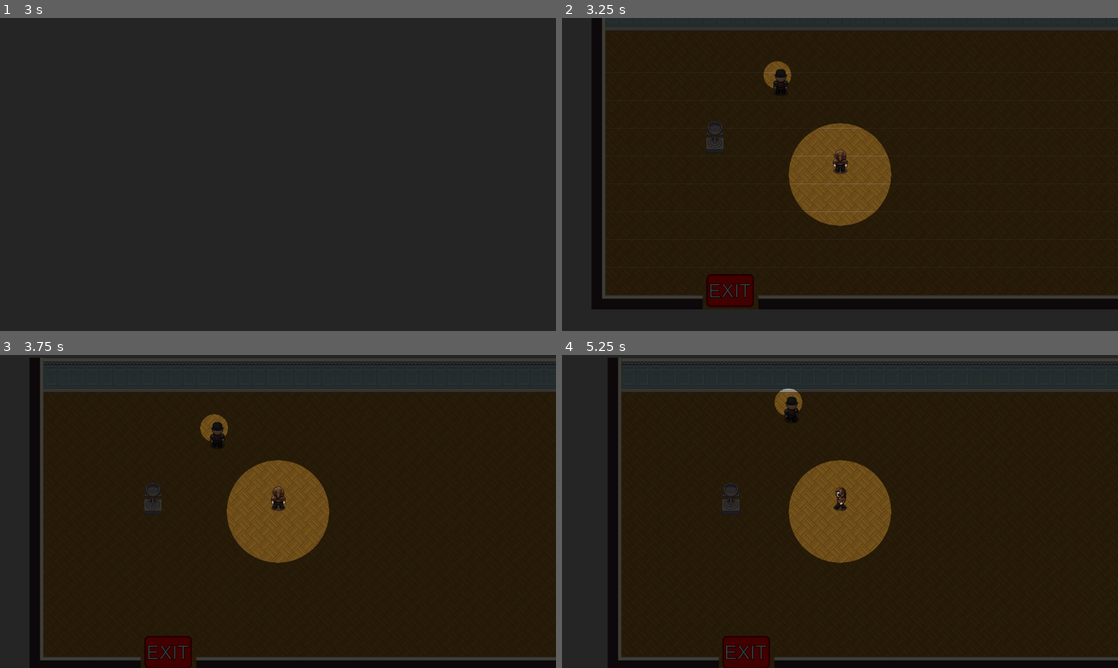
Above: before the commit, frames 1-4 (two rows, left to right).
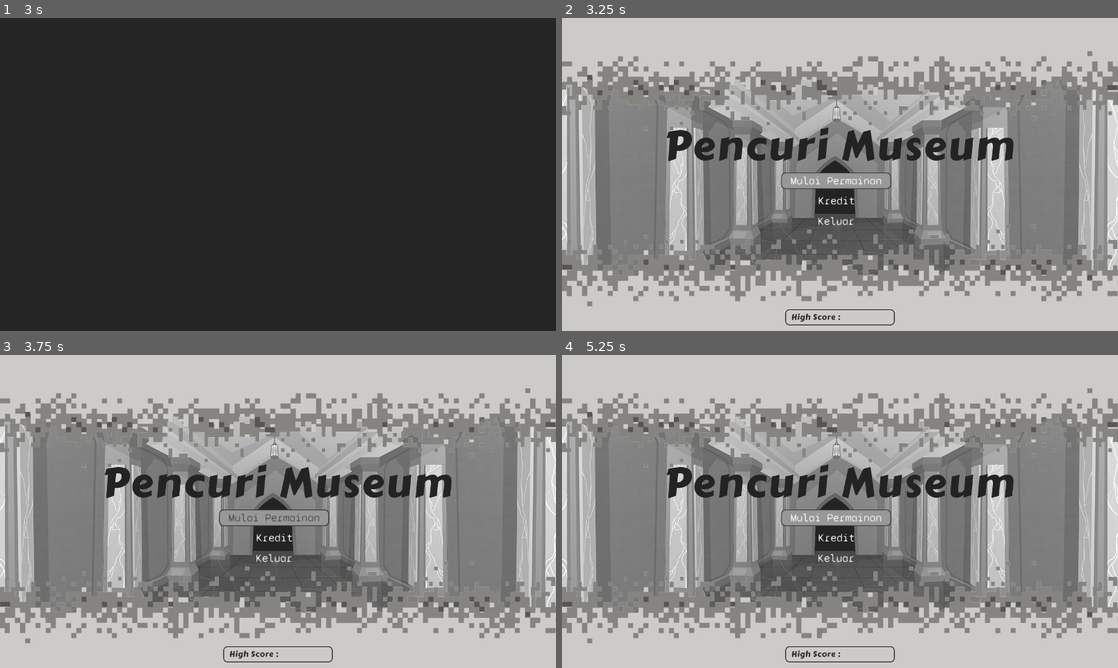
Above: after the commit, the same moments.

Repository: Langrisser001/Maling_GameJam
Game: Godot game, scene res://scenes/Splash_.tscn
Same seed, same stepped clock (60 frames per second), same inputs: the game is played once before the commit and once after it. The engine's default icon, where the game draws it, is replaced by a stand-in: a white triangle on a blue panel in a dark square.
Inputs (mouse positions are in pixels of both pictures, inside the frame that each line leads up to):
- Up to frame 1 (3 s): tap Enter (ui_accept) at 0.5, 0.77, 1.25, 1.52, 2 s; move the mouse to (400, 158) at 0.52 s; hold Right (ui_right) 0.53-1.28 s; click (400, 158) at 0.67 s; move the mouse to (166, 190) at 1.27 s; hold Down (ui_down) 1.28-2.03 s; move the mouse to (333, 105) at 2.02 s; hold Right (ui_right) 2.03-2.78 s; move the mouse to (250, 237) at 2.77 s; hold Up (ui_up) from 2.78 s (still down); click (250, 237) at 2.92 s
- Up to frame 2 (3.25 s): keep holding Up (ui_up); tap Enter (ui_accept) at 3.02 s
- Up to frame 3 (3.75 s): release Up (ui_up) at 3.5 s; click (272, 517) at 3.5 s, where only the run after the commit has a clickable "Mulai Permainan"
- Up to frame 4 (5.25 s): click (834, 517) at 4.25 s, where only the run after the commit has a clickable "Mulai Permainan"; move the mouse to (1006, 558) at 5.02 s; hold Left (ui_left) from 5.03 s (still down)

Frame 1 is identical in both runs. In frame 2, 100% of the frame differs, in the area x 0-100%, y 0-100%; in frame 3, 100%; in frame 4, 100%.

Commit message:
pull armand

Diff:
--- a/scenes/Main.gd
+++ b/scenes/Main.gd
@@ -16,17 +16,17 @@
 		var puzzle_res= preload("res://scenes/puzzles/Puzzle#1.tscn")
 		puzzle_node= puzzle_res.instance()
 		puzzle_node.connect("puzzle_done", self, "_puzzle_done")
-		$NodePuzzle.add_child(puzzle_node)
+		$Control/NodePuzzle.add_child(puzzle_node)
 		pass
 	pass
 
 func _puzzle_done():
-	$NodePuzzle.remove_child(puzzle_node)
+	$Control/NodePuzzle.remove_child(puzzle_node)
 	pass
 
 func _player_item_exit():
 	print("PLAYER ITEM EXIT")
-	$NodePuzzle.remove_child(puzzle_node)
+	$Control/NodePuzzle.remove_child(puzzle_node)
 	pass
 
 func _process(delta):
--- a/scenes/Main.tscn
+++ b/scenes/Main.tscn
@@ -11,8 +11,223 @@
 [ext_resource path="res://Font/Button_font.tres" type="DynamicFont" id=10]
 [ext_resource path="res://textures/exit.png" type="Texture" id=11]
 
-[sub_resource type="RectangleShape2D" id=1]
+[sub_resource type="NavigationPolygon" id=1]
+vertices = PoolVector2Array( 0, 0, 32, 0, 32, 32, 0, 32 )
+polygons = [ PoolIntArray( 0, 1, 2, 3 ) ]
+
+[sub_resource type="ConvexPolygonShape2D" id=2]
+points = PoolVector2Array( 0, 0, 32, 0, 32, 32, 0, 32 )
+
+[sub_resource type="ConvexPolygonShape2D" id=3]
+points = PoolVector2Array( 0, 0, 32, 0, 32, 32, 0, 32 )
+
+[sub_resource type="ConvexPolygonShape2D" id=4]
+points = PoolVector2Array( 0, 0, 32, 0, 32, 32, 0, 32 )
+
+[sub_resource type="ConvexPolygonShape2D" id=5]
+points = PoolVector2Array( 0, 0, 32, 0, 32, 32, 0, 32 )
+
+[sub_resource type="ConvexPolygonShape2D" id=6]
+points = PoolVector2Array( 0, 0, 32, 0, 32, 32, 0, 32 )
+
+[sub_resource type="ConvexPolygonShape2D" id=7]
+points = PoolVector2Array( 0, 0, 32, 0, 32, 32, 0, 32 )
+
+[sub_resource type="ConvexPolygonShape2D" id=8]
+points = PoolVector2Array( 0, 0, 32, 0, 32, 32, 0, 32 )
+
+[sub_resource type="ConvexPolygonShape2D" id=9]
+points = PoolVector2Array( 0, 0, 32, 0, 32, 32, 0, 32 )
+
+[sub_resource type="TileSet" id=10]
+0/name = "interior.png 0"
+0/texture = ExtResource( 7 )
+0/tex_offset = Vector2( 0, 0 )
+0/modulate = Color( 1, 1, 1, 1 )
+0/region = Rect2( 0, 128, 32, 32 )
+0/tile_mode = 0
+0/occluder_offset = Vector2( 0, 0 )
+0/navigation_offset = Vector2( 0, 0 )
+0/navigation = SubResource( 1 )
+0/shape_offset = Vector2( 0, 0 )
+0/shape_transform = Transform2D( 1, 0, 0, 1, 0, 0 )
+0/shape_one_way = false
+0/shape_one_way_margin = 0.0
+0/shapes = [  ]
+0/z_index = 0
+1/name = "interior.png 1"
+1/texture = ExtResource( 7 )
+1/tex_offset = Vector2( 0, 0 )
+1/modulate = Color( 1, 1, 1, 1 )
+1/region = Rect2( 96, 0, 32, 32 )
+1/tile_mode = 0
+1/occluder_offset = Vector2( 0, 0 )
+1/navigation_offset = Vector2( 0, 0 )
+1/shape_offset = Vector2( 0, 0 )
+1/shape_transform = Transform2D( 1, 0, 0, 1, 0, 0 )
+1/shape = SubResource( 2 )
+1/shape_one_way = false
+1/shape_one_way_margin = 1.0
+1/shapes = [ {
+"autotile_coord": Vector2( 0, 0 ),
+"one_way": false,
+"one_way_margin": 1.0,
+"shape": SubResource( 2 ),
+"shape_transform": Transform2D( 1, 0, 0, 1, 0, 0 )
+} ]
+1/z_index = 0
+2/name = "interior.png 2"
+2/texture = ExtResource( 7 )
+2/tex_offset = Vector2( 0, 0 )
+2/modulate = Color( 1, 1, 1, 1 )
+2/region = Rect2( 96, 64, 32, 32 )
+2/tile_mode = 0
+2/occluder_offset = Vector2( 0, 0 )
+2/navigation_offset = Vector2( 0, 0 )
+2/shape_offset = Vector2( 0, 0 )
+2/shape_transform = Transform2D( 1, 0, 0, 1, 0, 0 )
+2/shape = SubResource( 3 )
+2/shape_one_way = false
+2/shape_one_way_margin = 1.0
+2/shapes = [ {
+"autotile_coord": Vector2( 0, 0 ),
+"one_way": false,
+"one_way_margin": 1.0,
+"shape": SubResource( 3 ),
+"shape_transform": Transform2D( 1, 0, 0, 1, 0, 0 )
+} ]
+2/z_index = 0
+3/name = "interior.png 3"
+3/texture = ExtResource( 7 )
+3/tex_offset = Vector2( 0, 0 )
+3/modulate = Color( 1, 1, 1, 1 )
+3/region = Rect2( 64, 0, 32, 32 )
+3/tile_mode = 0
+3/occluder_offset = Vector2( 0, 0 )
+3/navigation_offset = Vector2( 0, 0 )
+3/shape_offset = Vector2( 0, 0 )
+3/shape_transform = Transform2D( 1, 0, 0, 1, 0, 0 )
+3/shape = SubResource( 4 )
+3/shape_one_way = false
+3/shape_one_way_margin = 1.0
+3/shapes = [ {
+"autotile_coord": Vector2( 0, 0 ),
+"one_way": false,
+"one_way_margin": 1.0,
+"shape": SubResource( 4 ),
+"shape_transform": Transform2D( 1, 0, 0, 1, 0, 0 )
+} ]
+3/z_index = 0
+4/name = "interior.png 4"
+4/texture = ExtResource( 7 )
+4/tex_offset = Vector2( 0, 0 )
+4/modulate = Color( 1, 1, 1, 1 )
+4/region = Rect2( 128, 0, 32, 32 )
+4/tile_mode = 0
+4/occluder_offset = Vector2( 0, 0 )
+4/navigation_offset = Vector2( 0, 0 )
+4/shape_offset = Vector2( 0, 0 )
+4/shape_transform = Transform2D( 1, 0, 0, 1, 0, 0 )
+4/shape = SubResource( 5 )
+4/shape_one_way = false
+4/shape_one_way_margin = 1.0
+4/shapes = [ {
+"autotile_coord": Vector2( 0, 0 ),
+"one_way": false,
+"one_way_margin": 1.0,
+"shape": SubResource( 5 ),
+"shape_transform": Transform2D( 1, 0, 0, 1, 0, 0 )
+} ]
+4/z_index = 0
+5/name = "interior.png 5"
+5/texture = ExtResource( 7 )
+5/tex_offset = Vector2( 0, 0 )
+5/modulate = Color( 1, 1, 1, 1 )
+5/region = Rect2( 128, 64, 32, 32 )
+5/tile_mode = 0
+5/occluder_offset = Vector2( 0, 0 )
+5/navigation_offset = Vector2( 0, 0 )
+5/shape_offset = Vector2( 0, 0 )
+5/shape_transform = Transform2D( 1, 0, 0, 1, 0, 0 )
+5/shape = SubResource( 6 )
+5/shape_one_way = false
+5/shape_one_way_margin = 1.0
+5/shapes = [ {
+"autotile_coord": Vector2( 0, 0 ),
+"one_way": false,
+"one_way_margin": 1.0,
+"shape": SubResource( 6 ),
+"shape_transform": Transform2D( 1, 0, 0, 1, 0, 0 )
+} ]
+5/z_index = 0
+6/name = "interior.png 6"
+6/texture = ExtResource( 7 )
+6/tex_offset = Vector2( 0, 0 )
+6/modulate = Color( 1, 1, 1, 1 )
+6/region = Rect2( 64, 64, 32, 32 )
+6/tile_mode = 0
+6/occluder_offset = Vector2( 0, 0 )
+6/navigation_offset = Vector2( 0, 0 )
+6/shape_offset = Vector2( 0, 0 )
+6/shape_transform = Transform2D( 1, 0, 0, 1, 0, 0 )
+6/shape = SubResource( 7 )
+6/shape_one_way = false
+6/shape_one_way_margin = 1.0
+6/shapes = [ {
+"autotile_coord": Vector2( 0, 0 ),
+"one_way": false,
+"one_way_margin": 1.0,
+"shape": SubResource( 7 ),
+"shape_transform": Transform2D( 1, 0, 0, 1, 0, 0 )
+} ]
+6/z_index = 0
+7/name = "interior.png 7"
+7/texture = ExtResource( 7 )
+7/tex_offset = Vector2( 0, 0 )
+7/modulate = Color( 1, 1, 1, 1 )
+7/region = Rect2( 64, 32, 32, 32 )
+7/tile_mode = 0
+7/occluder_offset = Vector2( 0, 0 )
+7/navigation_offset = Vector2( 0, 0 )
+7/shape_offset = Vector2( 0, 0 )
+7/shape_transform = Transform2D( 1, 0, 0, 1, 0, 0 )
+7/shape = SubResource( 8 )
+7/shape_one_way = false
+7/shape_one_way_margin = 1.0
+7/shapes = [ {
+"autotile_coord": Vector2( 0, 0 ),
+"one_way": false,
+"one_way_margin": 1.0,
+"shape": SubResource( 8 ),
+"shape_transform": Transform2D( 1, 0, 0, 1, 0, 0 )
+} ]
+7/z_index = 0
+8/name = "interior.png 8"
+8/texture = ExtResource( 7 )
+8/tex_offset = Vector2( 0, 0 )
+8/modulate = Color( 1, 1, 1, 1 )
+8/region = Rect2( 128, 32, 32, 32 )
+8/tile_mode = 0
+8/occluder_offset = Vector2( 0, 0 )
+8/navigation_offset = Vector2( 0, 0 )
+8/shape_offset = Vector2( 0, 0 )
+8/shape_transform = Transform2D( 1, 0, 0, 1, 0, 0 )
+8/shape = SubResource( 9 )
+8/shape_one_way = false
+8/shape_one_way_margin = 1.0
+8/shapes = [ {
+"autotile_coord": Vector2( 0, 0 ),
+"one_way": false,
+"one_way_margin": 1.0,
+"shape": SubResource( 9 ),
+"shape_transform": Transform2D( 1, 0, 0, 1, 0, 0 )
+} ]
+8/z_index = 0
+
+[sub_resource type="RectangleShape2D" id=11]
 extents = Vector2( 56.7472, 38.9731 )
+
+[sub_resource type="StyleBoxEmpty" id=12]
 
 [node name="Main" type="Node2D"]
 script = ExtResource( 8 )
@@ -30,8 +245,7 @@
 [node name="Area2D_Exit" type="Area2D" parent="TileMap/Exit"]
 
 [node name="CollisionShape2D" type="CollisionShape2D" parent="TileMap/Exit/Area2D_Exit"]
-position = Vector2( -1.18918, 0 )
-shape = SubResource( 1 )
+shape = SubResource( 11 )
 
 [node name="Item" parent="TileMap" instance=ExtResource( 3 )]
 position = Vector2( 282.352, 360.368 )
@@ -71,6 +285,7 @@
 custom_styles/hover = ExtResource( 6 )
 custom_styles/pressed = ExtResource( 9 )
 custom_styles/focus = ExtResource( 9 )
+custom_styles/normal = SubResource( 12 )
 custom_fonts/font = ExtResource( 10 )
 custom_colors/font_color_hover = Color( 0.34902, 0.341176, 0.32549, 1 )
 text = "Back to Menu"
@@ -96,5 +311,15 @@
 "_edit_use_anchors_": false
 }
 
-[node name="NodePuzzle" type="Node2D" parent="."]
+[node name="Control" type="Control" parent="."]
+margin_left = 571.67
+margin_top = 437.123
+margin_right = 611.67
+margin_bottom = 477.123
+__meta__ = {
+"_edit_use_anchors_": false
+}
+
+[node name="NodePuzzle" type="Node2D" parent="Control"]
+position = Vector2( -571.67, -437.123 )
 [connection signal="body_entered" from="TileMap/Exit/Area2D_Exit" to="." method="_on_Area2D_Exit_body_entered"]
